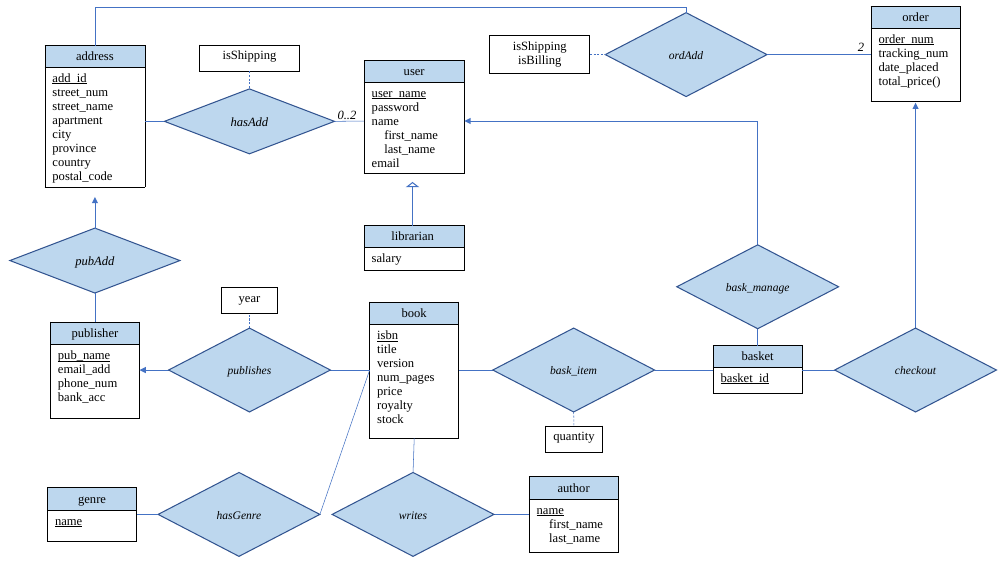
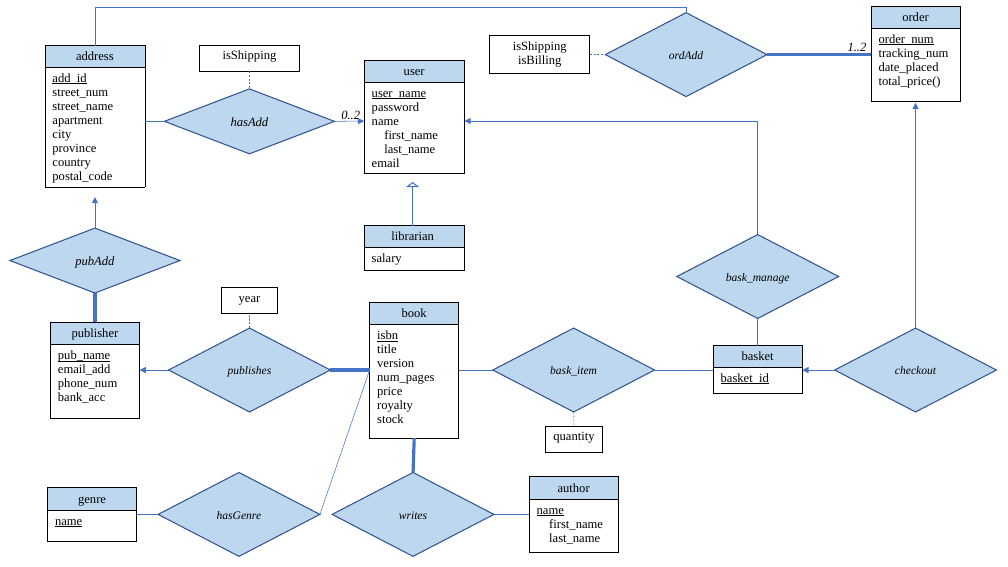
Before and after one commit to john-breton/COMP3005, a slide deck: slide 1 of documentation/ER Diagram/ER Diagram - Project - COMP3005.pptx. Drawn at 1008x567 pixels with LibreOffice and Linux fonts; fonts in the diff are those of the drawing. Boxes give left, top, right and bottom in pixels: in the first picture for what was removed or moved away, otherwise in the second. Text is boxed around its words. In the diff, an @@ line names an element or a change of style, - is before the commit and + after.

```diff
--- a/documentation/ER Diagram/ER Diagram - Project - COMP3005.pptx
+++ b/documentation/ER Diagram/ER Diagram - Project - COMP3005.pptx
@@ text at <box>848,42,867,54</box>: text changed @@
-2
+1..2
@@ line (334, 122) - (364, 121): line to arrow @@
@@ elbow arrow moved from (758, 245) - (464, 121) to (758, 234) - (464, 121) @@
@@ diamond "bask_manage": place and size @@
-diamond "bask_manage" at <box>677,245,839,329</box>
+diamond "bask_manage" at <box>677,234,839,318</box>
@@ line (95, 293) - (95, 322): stroke #4472C4 0.5 pt to #4472C4 3 pt @@
@@ line moved from (758, 329) - (758, 346) to (758, 318) - (758, 346) @@
@@ line (330, 371) - (370, 371): stroke #4472C4 0.5 pt to #4472C4 3 pt @@
@@ line (835, 371) - (802, 371): line to arrow @@
@@ line (414, 439) - (413, 473): stroke #4472C4 0.5 pt to #4472C4 3 pt @@
```
Also in this commit, not shown: 2 other files.
